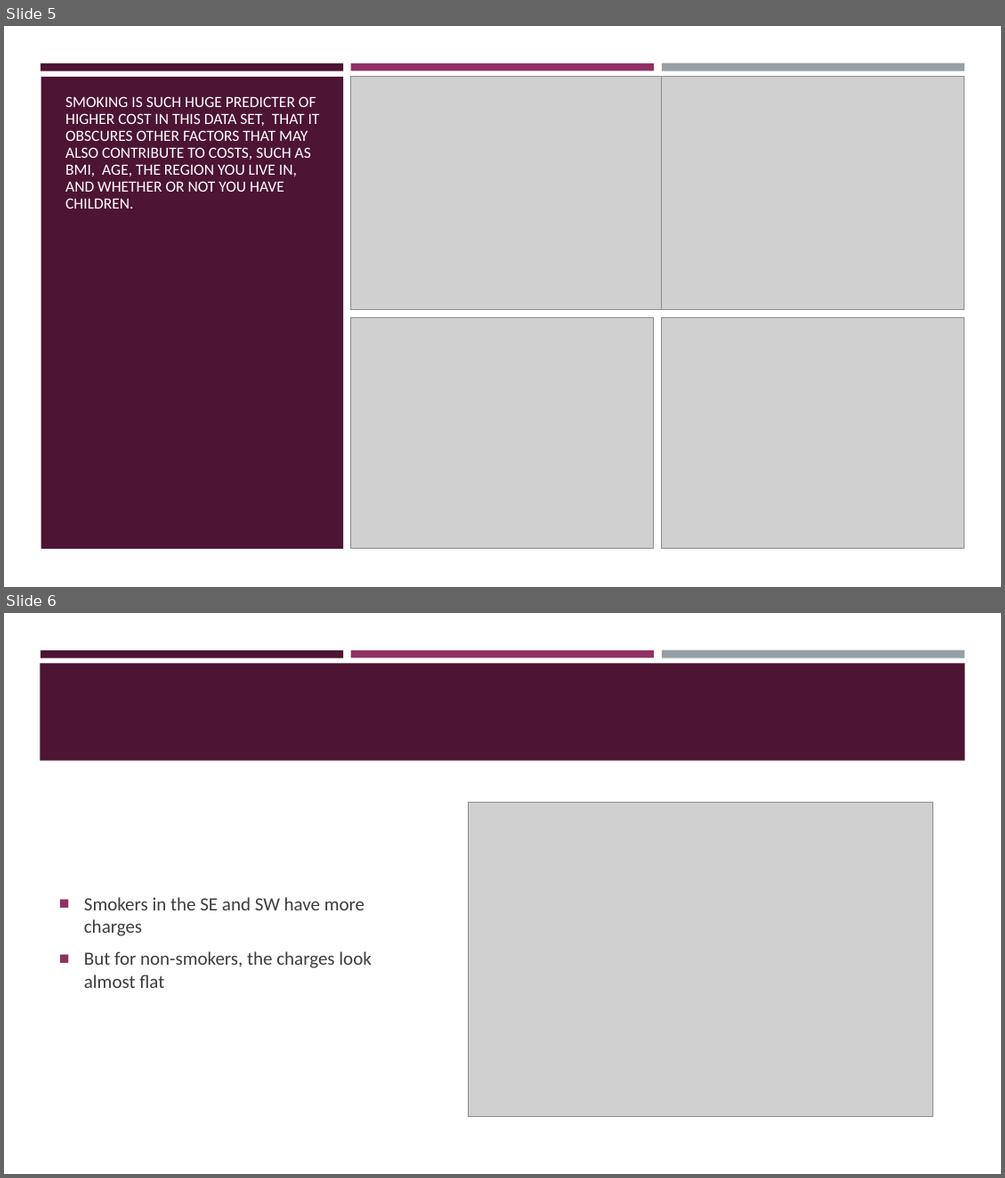
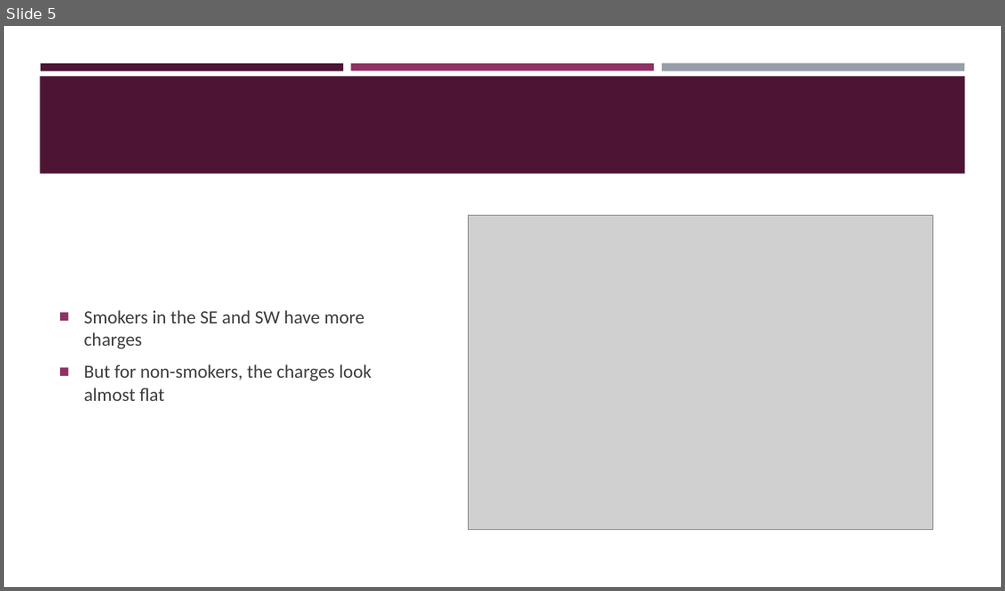
Before and after one commit to Dewalk/final_capstone, a slide deck: Presentation6.pptx. Shown one above the other, each under a label of ours: slides 5 and 6 before the commit, slide 5 after it. The pictures are 1005x1178 and 1005x591 pixels, drawn with LibreOffice and Linux fonts; fonts in the diff are those of the drawing; grey boxes stand for pictures. Boxes give left, top, right and bottom in pixels: in the first picture for what was removed or moved away, otherwise in the second. Text is boxed around its words. In the diff, an @@ line names an element or a change of style, - is before the commit and + after.

```diff
--- a/Presentation6.pptx
+++ b/Presentation6.pptx
@@ slide 5 removed at bbox=[4, 26, 1001, 587], background #3D3D3D @@
@@ rectangle removed at bbox=[4, 26, 1001, 587] @@
@@ rectangle removed at bbox=[40, 63, 343, 70] @@
@@ rectangle removed at bbox=[40, 77, 343, 548] @@
@@ rectangle removed at bbox=[351, 63, 654, 70] @@
@@ picture removed at bbox=[351, 77, 662, 309] @@
@@ rectangle removed at bbox=[662, 63, 964, 71] @@
@@ picture removed at bbox=[662, 77, 965, 309] @@
@@ title removed at bbox=[65, 96, 320, 208] @@
-SMOKING IS SUCH HUGE PREDICTER OF HIGHER COST IN THIS DATA SET, THAT IT OBSCURES OTHER FACTORS THAT MAY ALSO CONTRIBUTE TO COSTS, SUCH AS BMI, AGE, THE REGION YOU LIVE IN, AND WHETHER OR NOT YOU HAVE CHILDREN.
@@ picture removed at bbox=[351, 318, 654, 548] @@
@@ picture removed at bbox=[662, 318, 964, 548] @@
@@ what was slide 6 is now slide 5 @@
```
Also in this commit, not shown: 5 slides changed, 5 slides added, 3 other slides removed, 9 other files.
